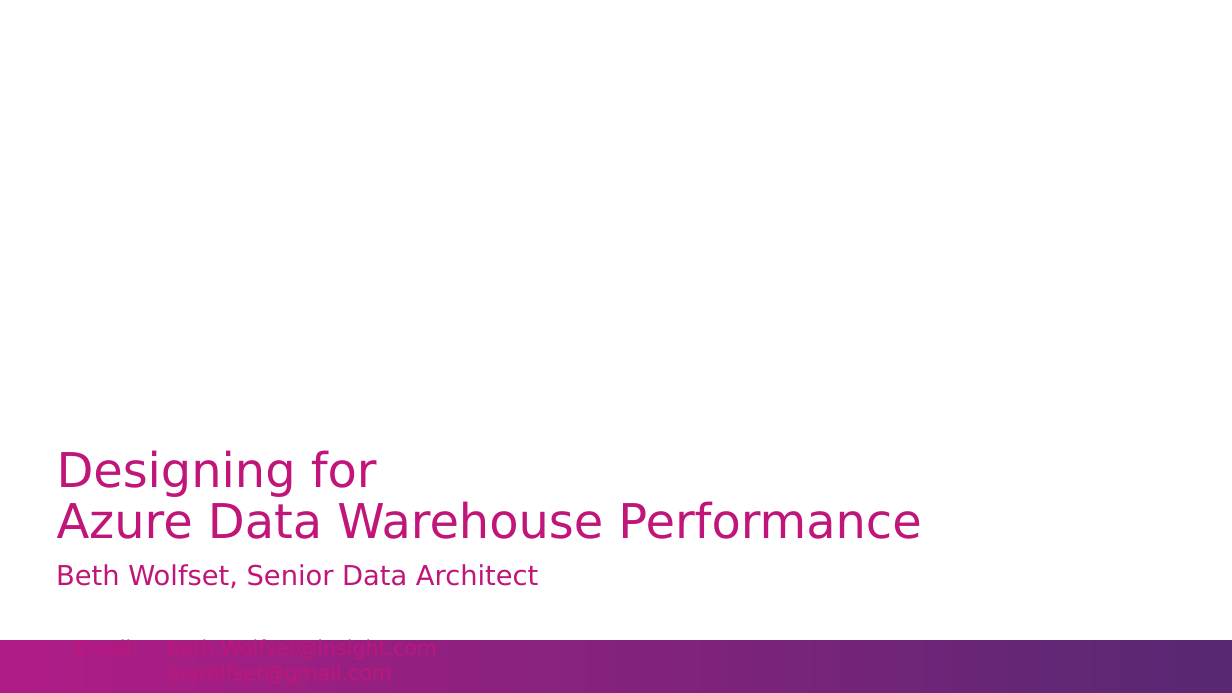
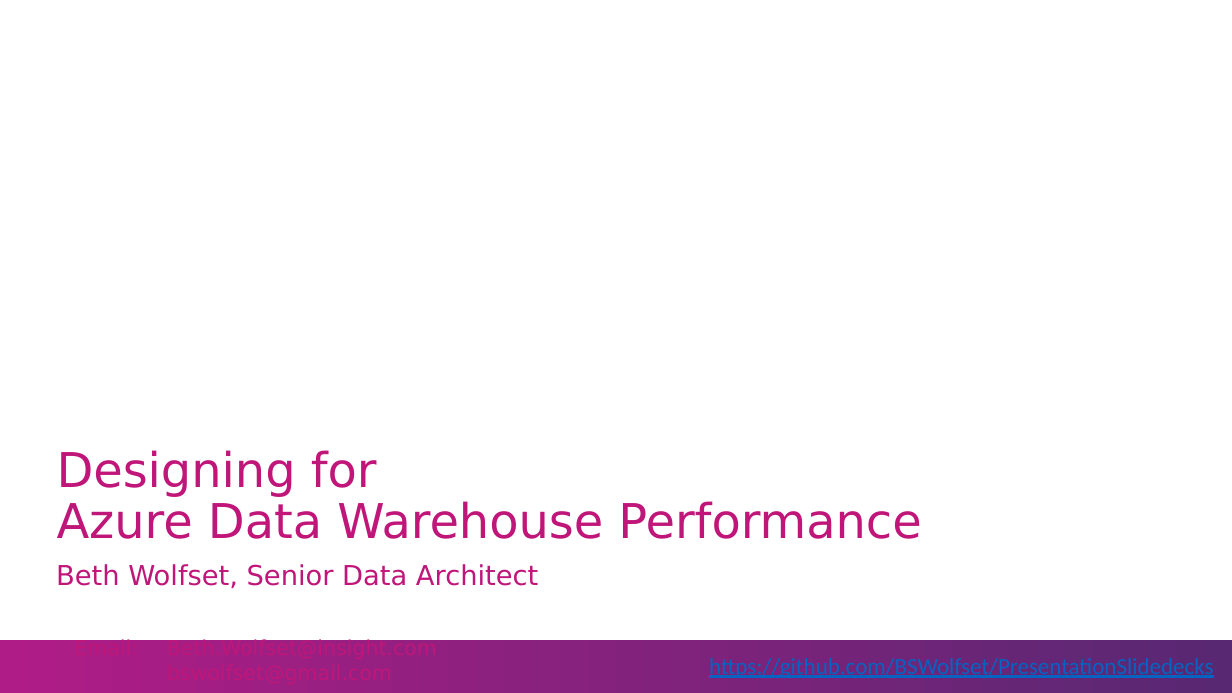
Before and after one commit to BSWolfset/PresentationSlidedecks, a slide deck: slide 1 of DesigningForADWPerformance.pptx. Drawn at 1232x693 pixels with LibreOffice and Linux fonts; fonts in the diff are those of the drawing; background and template pictures are left out. Boxes give left, top, right and bottom in pixels: in the first picture for what was removed or moved away, otherwise in the second. Text is boxed around its words. In the diff, an @@ line names an element or a change of style, - is before the commit and + after.

```diff
--- a/DesigningForADWPerformance.pptx
+++ b/DesigningForADWPerformance.pptx
@@ text added at (x1=709, y1=658, x2=1214, y2=678), 13.5 pt, text #0563C1, underline @@
+https://github.com/BSWolfset/PresentationSlidedecks
```
Also in this commit, not shown: 1 other slide changed.
